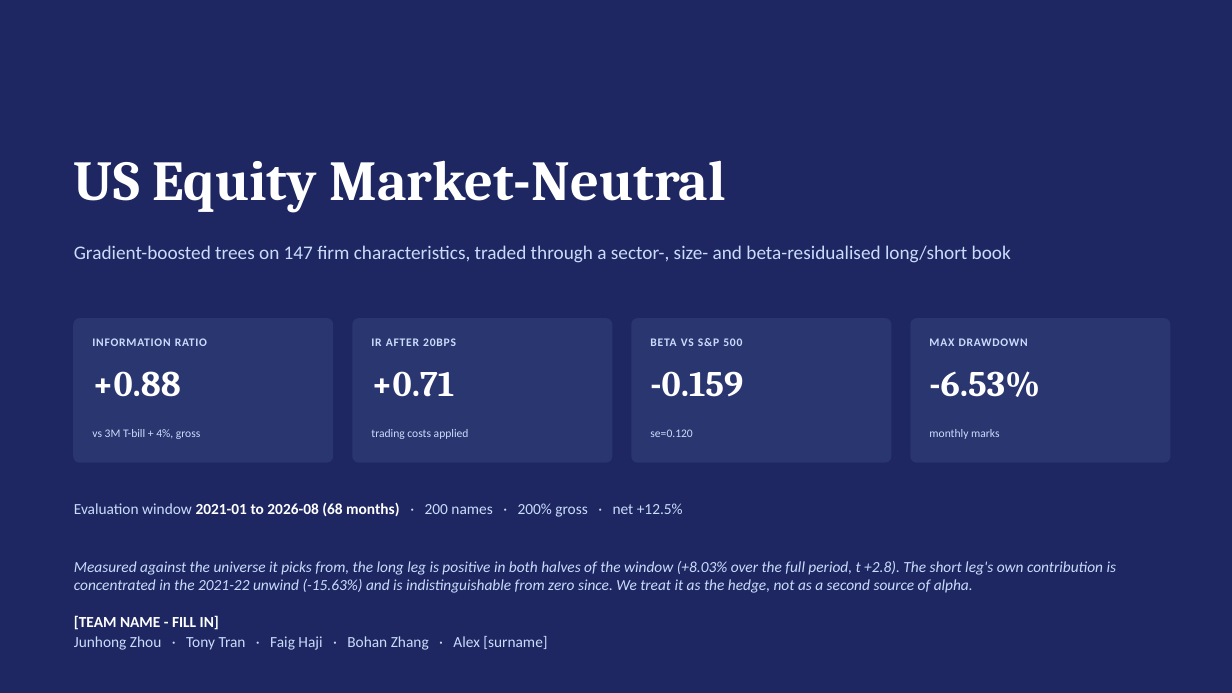
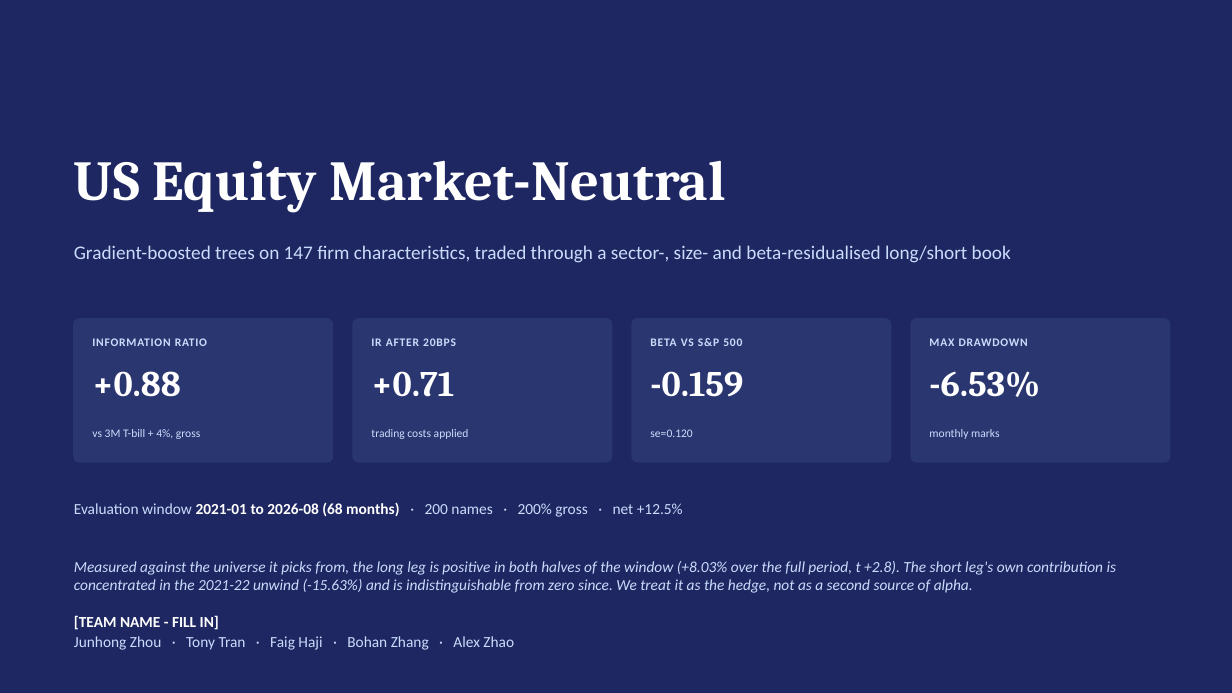
Before and after one commit to TonyTran03/hackathonfiam_zzz, a slide deck: slide 1 of 05_submission/FIAM_deck.pptx. Drawn at 1232x693 pixels with LibreOffice and Linux fonts; fonts in the diff are those of the drawing. Boxes give left, top, right and bottom in pixels: in the first picture for what was removed or moved away, otherwise in the second. Text is boxed around its words. In the diff, an @@ line names an element or a change of style, - is before the commit and + after.

```diff
--- a/05_submission/FIAM_deck.pptx
+++ b/05_submission/FIAM_deck.pptx
@@ text at (74,636,514,650): text changed @@
-Junhong Zhou · Tony Tran · Faig Haji · Bohan Zhang · Alex [surname]
+Junhong Zhou · Tony Tran · Faig Haji · Bohan Zhang · Alex Zhao
```
Also in this commit, not shown: 4 other slides changed, 7 other files.
